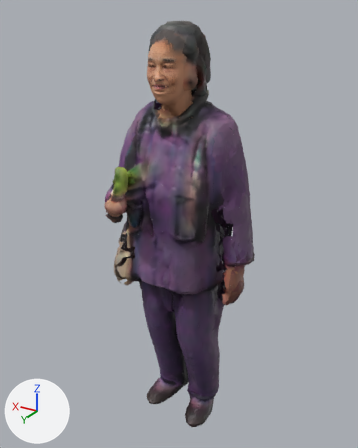
Before and after pictures for a commit that changed the glTF model public/models/ma/nhanvat/tp-026.glb.
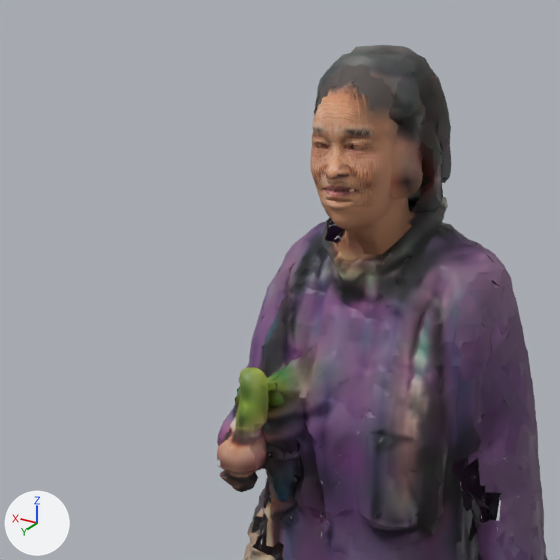
Each version appears first whole from a 50 mm lens placed at (-0.867, 1.455, 1.609), pointed at (0.008, -0.003, 0.879), and next in a close-up on the part from 2% to 73% of the width and 0% to 57% of the height. Lighting does not change. The marker at lower left points along +X, +Y and +Z. The older version's two pictures come first. Vertices at exactly the same position are counted once.

Names of what the first close-up shows: 'Body'.
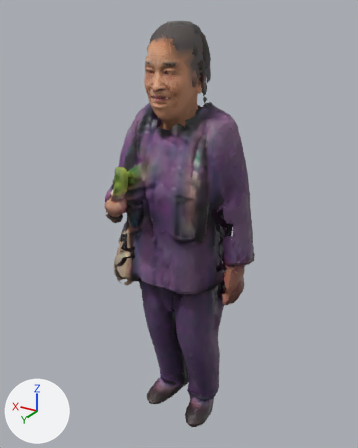
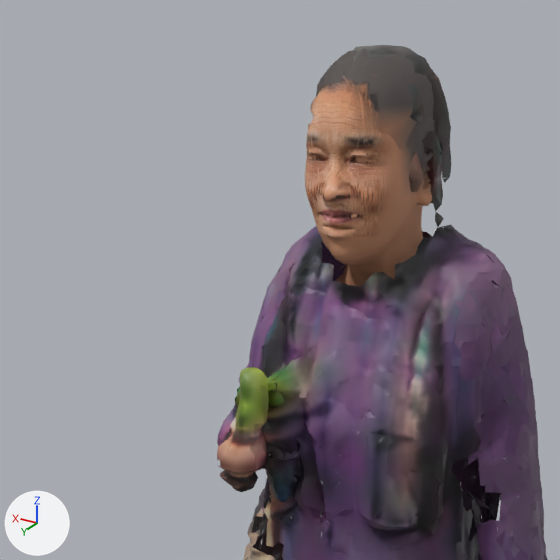
The edits, one by one:
me_body is used by ob_body; location (0.0, 0.0, 0.0).
me_body had 17364 vertices, 24412 faces and spanned x -0.28..0.28, y -0.18..0.25, z 0.0..1.58.
me_body now has 17242 vertices, 23843 faces and spans x -0.28..0.28, y -0.18..0.25, z 0.0..1.58.
me_body part 1: 405 vertices moved within x -0.08..0.1, y -0.07..0.12, z 1.26..1.53; 4415 vertices removed from x -0.08..0.11, y -0.1..0.13, z 1.24..1.56; 4293 vertices added at x -0.1..0.12, y -0.12..0.14, z 1.17..1.58.
me_body part 2: 40 kept faces spanning x -0.03..0.09, y 0.01..0.13, z 1.36..1.55 get new texture (UV) coordinates.

Where the change shows, as pixel boxes [x1, y1, x2, y2] in the close-ups (560 x 560 px; the box of a moved part takes in the faces that stretch with it):
part 1 of me_body, moved or reshaped
    before: [310, 64, 449, 286]
    after: [305, 48, 443, 330]
part 2 of me_body, surface changed
    before: [315, 67, 368, 210]
    after: [319, 66, 360, 199]
